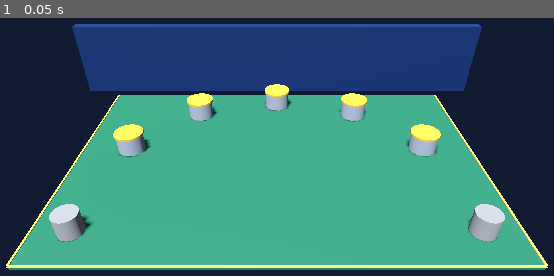
Above: before the commit, frame 1.
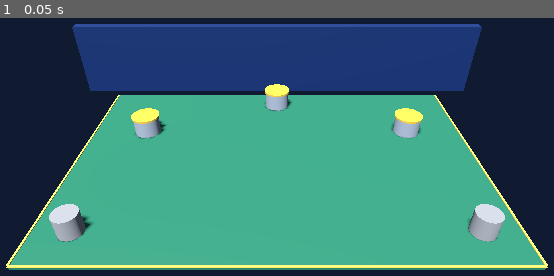
Above: after the commit, the same moment.

Repository: Becksploder2/American-Gladiators-Ultimate-Edition
Game: Godot game, scene res://scenes/powerball_3d.tscn
Same seed, same stepped clock (60 frames per second), same inputs: the game is played once before the commit and once after it. This scene is started directly instead of the project's main scene.
Inputs:
- Up to frame 1 (0.05 s): no input

The runs differ from the first frame. In frame 1, 3.0% of the frame differs, in the area x 20-80%, y 29-55%.

Commit message:
Restore historically correct three-cylinder Season 1A Powerball arena

Diff:
--- a/scripts/powerball_3d.gd
+++ b/scripts/powerball_3d.gd
@@ -42,8 +42,9 @@
 	_box(self, "Gold perimeter right", Vector3(12, 0.02, 0), Vector3(0.12, 0.04, 16), Color("#e5b84d"))
 	_box(self, "Gold baseline", Vector3(0, 0.02, 8), Vector3(24, 0.04, 0.12), Color("#e5b84d"))
 	_box(self, "Rear arena wall", Vector3(0, 2.5, -9.2), Vector3(29, 5, 0.8), Color("#182c58"))
-	# Season 1A: five scoring cylinders along the curved end of the half-circle.
-	for goal in [Vector3(-9, 0, -1), Vector3(-5.3, 0, -5.1), Vector3(0, 0, -6.5), Vector3(5.3, 0, -5.1), Vector3(9, 0, -1)]:
+	# Season 1A uses three cylinders; Season 1B introduces five.
+	# This initial scene is specifically the Season 1A arena.
+	for goal in [Vector3(-8.5, 0, -3.0), Vector3(0, 0, -6.5), Vector3(8.5, 0, -3.0)]:
 		_cylinder(self, "Season 1A scoring cylinder", goal + Vector3(0, 0.58, 0), 0.8, 1.15, Color("#aab4bf"))
 		_cylinder(self, "Goal rim", goal + Vector3(0, 1.19, 0), 0.88, 0.12, Color("#f0c44d"))
 	for x in [-10.0, 10.0]:
